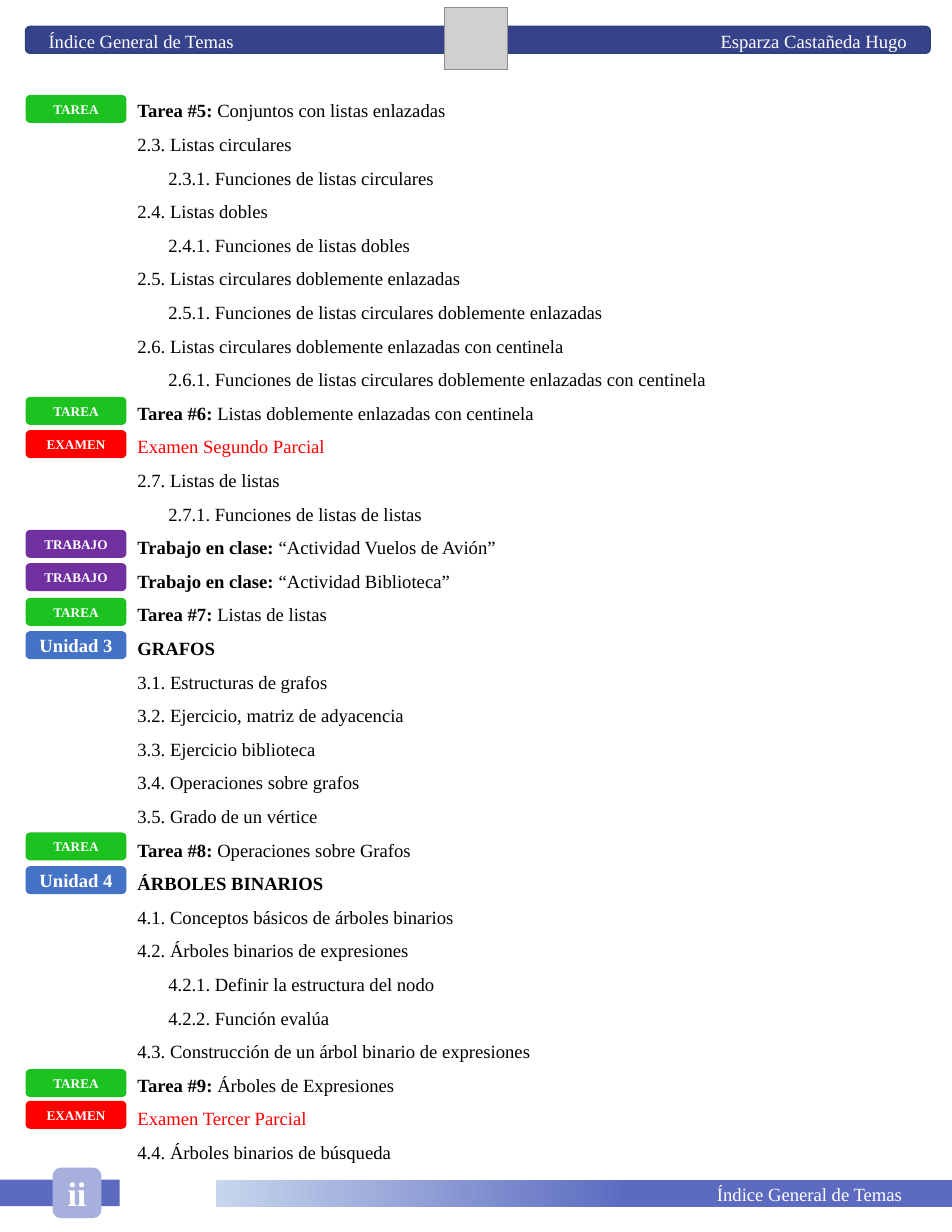
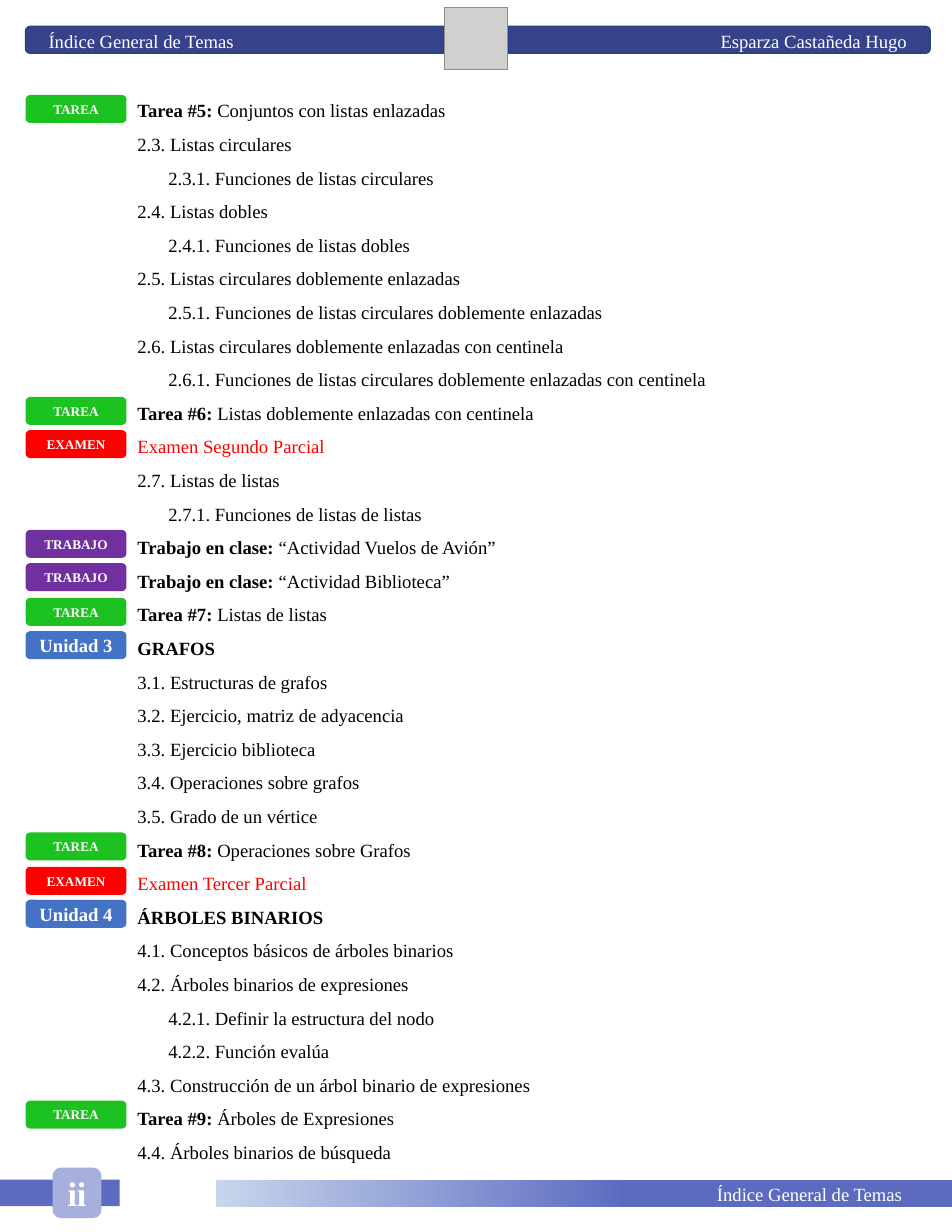
Before and after one commit to HugoEsparzaC/Libreta-Estructuras-II, a slide deck: slide 4 of Estructuras de Datos II.pptx. Drawn at 952x1232 pixels with LibreOffice and Linux fonts; fonts in the diff are those of the drawing; grey boxes stand for pictures. Boxes give left, top, right and bottom in pixels: in the first picture for what was removed or moved away, otherwise in the second. Text is boxed around its words. In the diff, an @@ line names an element or a change of style, - is before the commit and + after.

```diff
--- a/Estructuras de Datos II.pptx
+++ b/Estructuras de Datos II.pptx
@@ rounded rectangle "EXAMEN": place and size @@
-rounded rectangle "EXAMEN" at [26, 1101, 127, 1129]
+rounded rectangle "EXAMEN" at [26, 867, 127, 895]
@@ rounded rectangle "Unidad 4": place and size @@
-rounded rectangle "Unidad 4" at [26, 866, 127, 894]
+rounded rectangle "Unidad 4" at [26, 899, 127, 927]
@@ text at [137, 877, 307, 891]: paragraph added @@
+Examen Tercer Parcial
@@ rounded rectangle "TAREA": place and size @@
-rounded rectangle "TAREA" at [26, 1070, 127, 1098]
+rounded rectangle "TAREA" at [26, 1101, 127, 1129]
@@ text at [137, 1112, 307, 1126]: paragraph removed @@
-Examen Tercer Parcial
```
Also in this commit, not shown: 2 other slides changed, 4 slides added, 1 other file.
